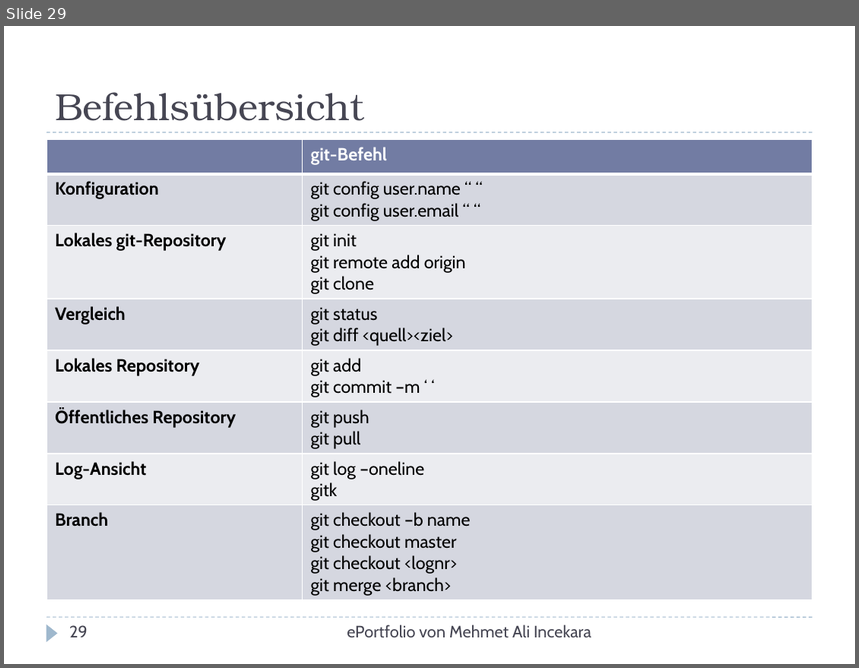
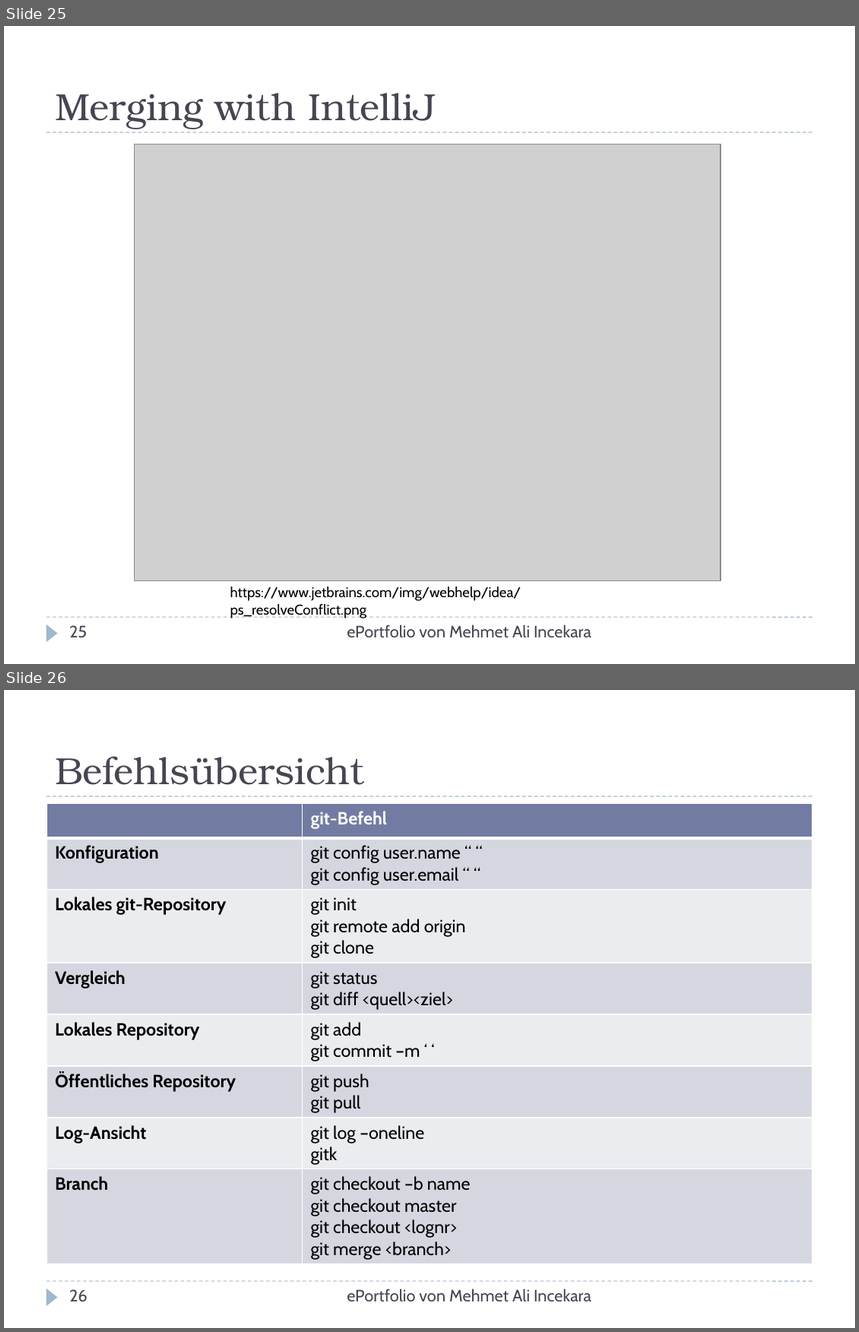
Before and after one commit to xnappy/ePortfolio, a slide deck: Tutorial.pptx. Shown one above the other, each under a label of ours: slide 29 before the commit, slides 25 and 26 after it. The pictures are 859x668 and 859x1332 pixels, drawn with LibreOffice and Linux fonts; fonts in the diff are those of the drawing; grey boxes stand for pictures. Boxes give left, top, right and bottom in pixels: in the first picture for what was removed or moved away, otherwise in the second. Text is boxed around its words. In the diff, an @@ line names an element or a change of style, - is before the commit and + after.

```diff
--- a/Tutorial.pptx
+++ b/Tutorial.pptx
@@ slide 25 added at <box>4,26,855,664</box>, background #FFFFFF; not listed: 3 template elements that a slide beside it also shows @@
@@ title added at <box>55,93,436,129</box>, 32 pt, text #464653 @@
+Merging with IntelliJ
@@ picture added at <box>135,145,721,582</box> @@
@@ text added at <box>230,587,522,619</box>, 12 pt, text #000000 @@
+https://www.jetbrains.com/img/webhelp/idea/ps_resolveConflict.png
@@ page number added at <box>69,626,87,639</box>, 14 pt, text #464653 @@
+25
@@ text added at <box>347,625,591,638</box>, 14 pt, text #464653 @@
+ePortfolio von Mehmet Ali Incekara
@@ what was slide 29 is now slide 26 @@
@@ page number at <box>69,1290,88,1303</box>: text changed @@
-29
+26
```
Also in this commit, not shown: 3 slides changed, 4 slides removed.
